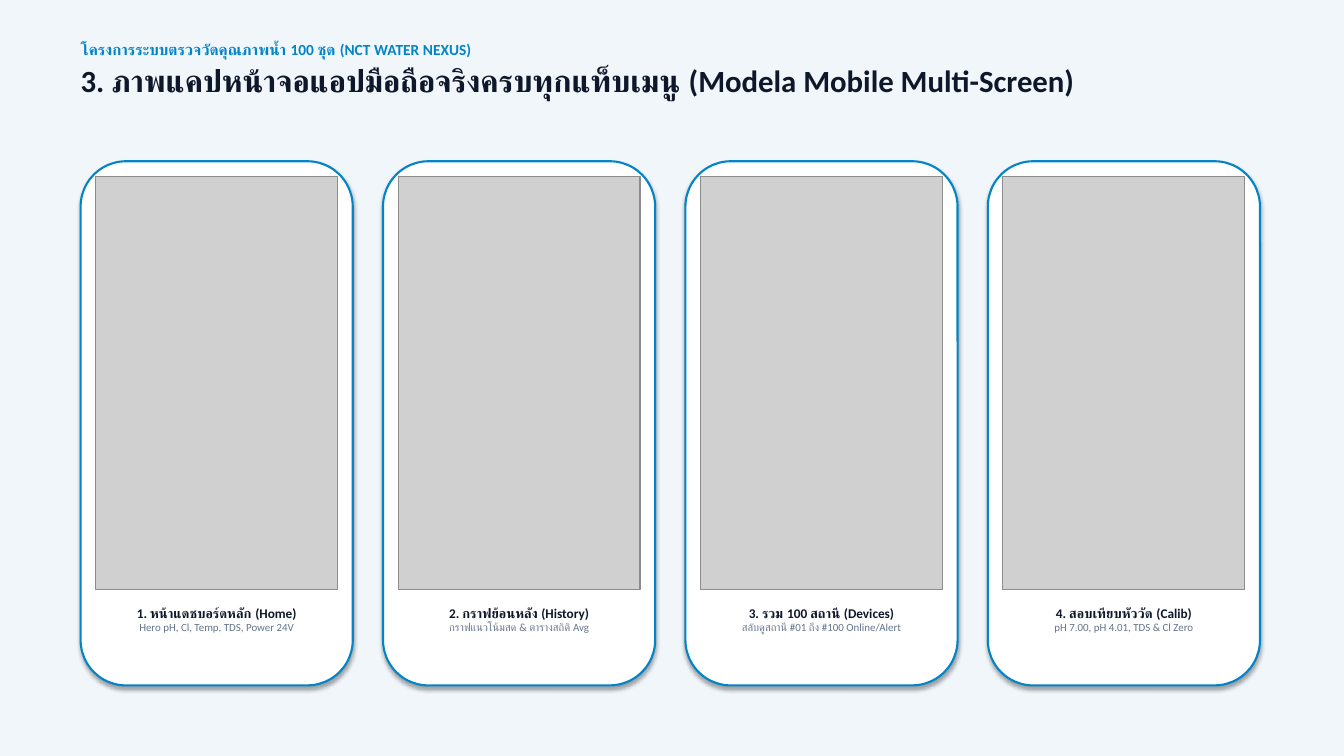
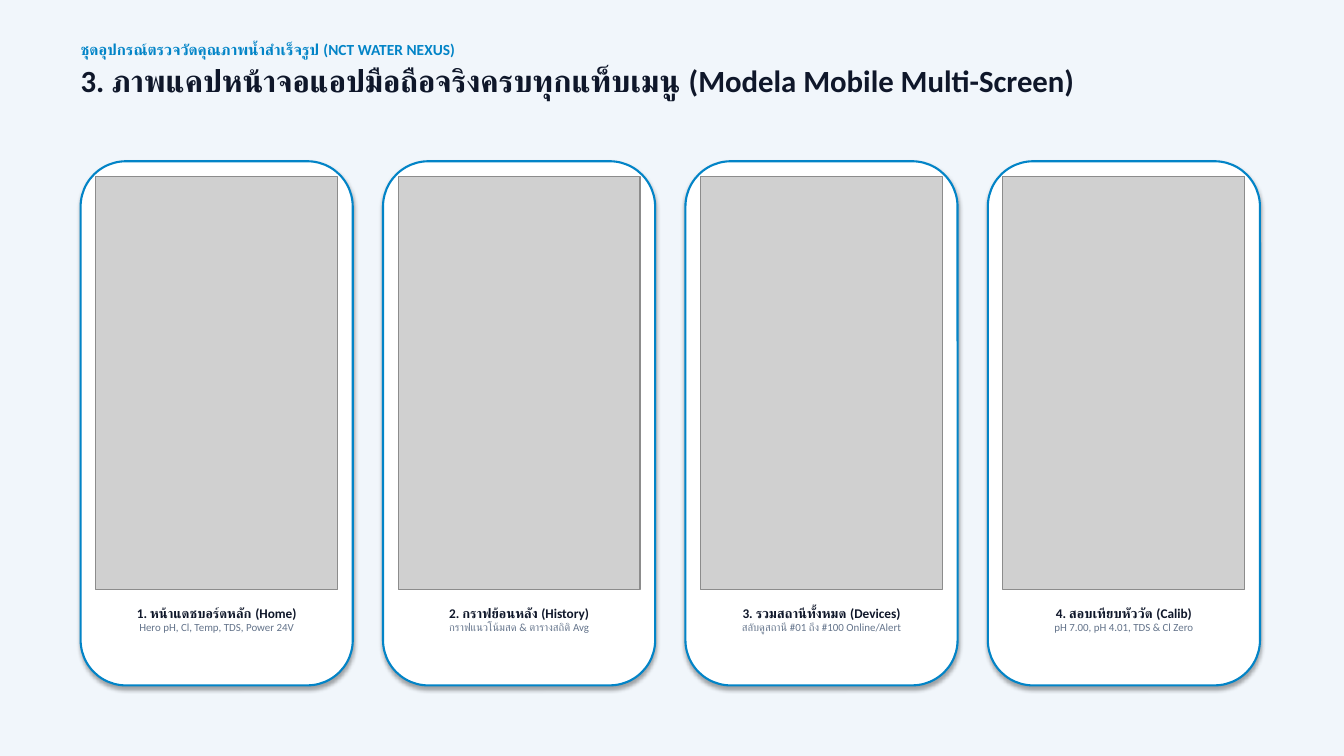
Before and after one commit to WoobWarb/nct-water-nexus, a slide deck: slide 4 of NCT_Water_Nexus_Report_and_Pricing.pptx. Drawn at 1344x756 pixels with LibreOffice and Linux fonts; fonts in the diff are those of the drawing; grey boxes stand for pictures. Boxes give left, top, right and bottom in pixels: in the first picture for what was removed or moved away, otherwise in the second. Text is boxed around its words. In the diff, an @@ line names an element or a change of style, - is before the commit and + after.

```diff
--- a/NCT_Water_Nexus_Report_and_Pricing.pptx
+++ b/NCT_Water_Nexus_Report_and_Pricing.pptx
@@ text at (x1=81, y1=43, x2=455, y2=60): text changed @@
-โครงการระบบตรวจวัดคุณภาพน้ำ 100 ชุด (NCT WATER NEXUS)
+ชุดอุปกรณ์ตรวจวัดคุณภาพน้ำสำเร็จรูป (NCT WATER NEXUS)
@@ text at (x1=743, y1=607, x2=900, y2=620): text changed @@
-3. รวม 100 สถานี (Devices)
+3. รวมสถานีทั้งหมด (Devices)
```
Also in this commit, not shown: 7 other slides changed, 9 other files.
